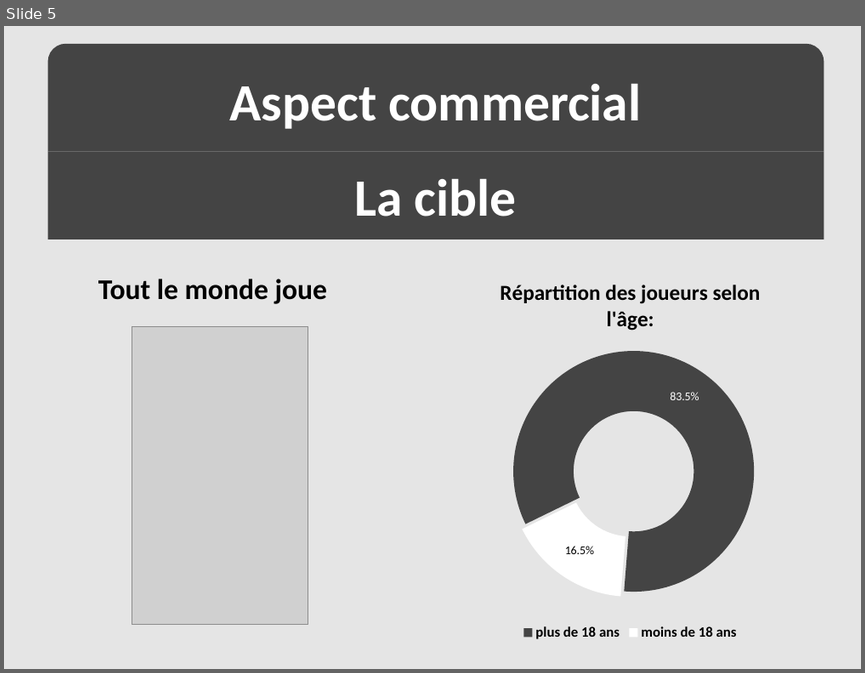
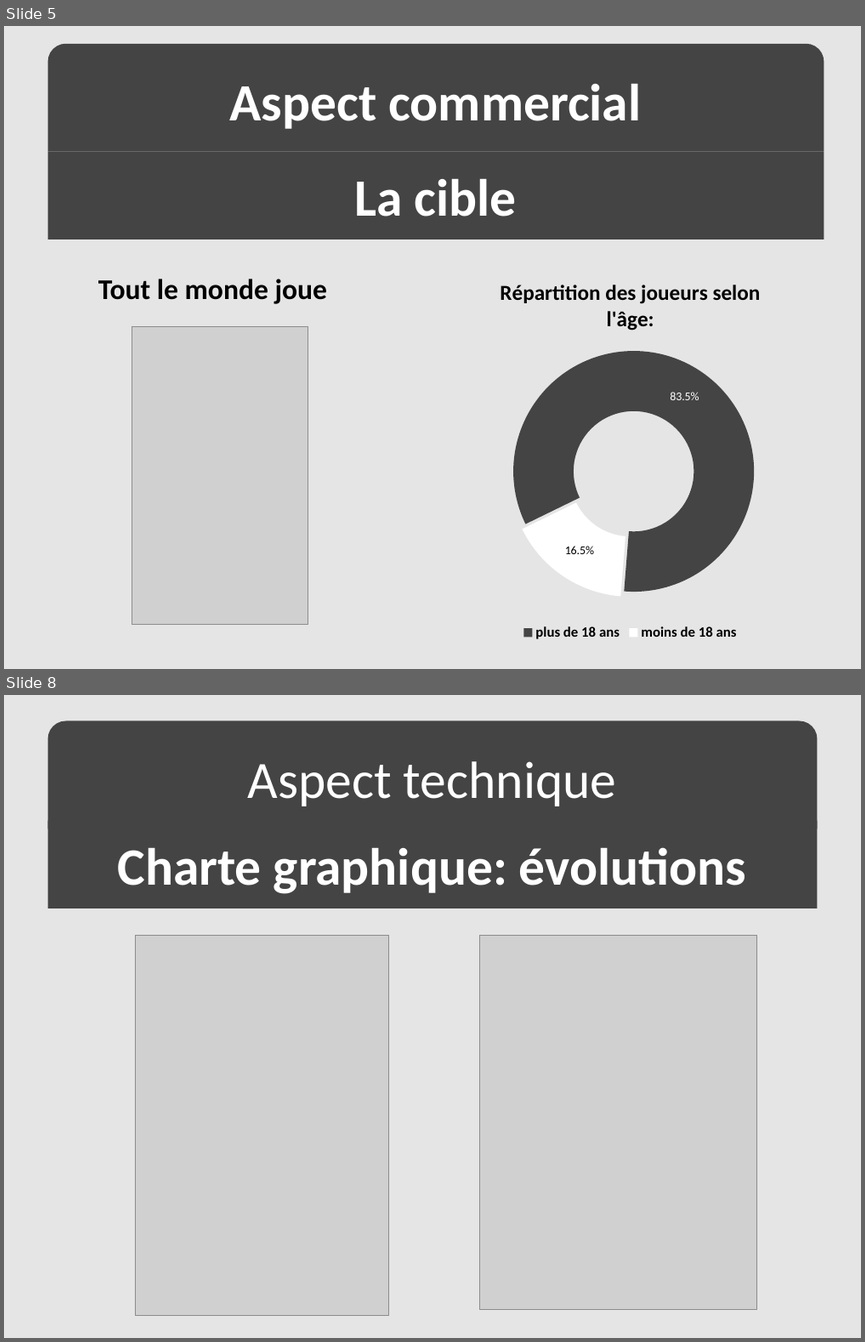
Before and after one commit to syu93/Split, a slide deck: Doc/Présentation/Présentation-Split.pptx. Shown one above the other, each under a label of ours: slide 5 before the commit, slides 5 and 8 after it; the slides between them are not shown. The pictures are 865x673 and 865x1342 pixels, drawn with LibreOffice and Linux fonts; fonts in the diff are those of the drawing; grey boxes stand for pictures. Boxes give left, top, right and bottom in pixels: in the first picture for what was removed or moved away, otherwise in the second. Text is boxed around its words. In the diff, an @@ line names an element or a change of style, - is before the commit and + after.

```diff
--- a/Doc/Présentation/Présentation-Split.pptx
+++ b/Doc/Présentation/Présentation-Split.pptx
@@ slide 8 added at (4,695,861,1338), background #E5E5E5 @@
@@ round same rect added at (47,721,817,828), fill #444444, 44 pt, text #FFFFFF @@
+Aspect technique
@@ rectangle added at (47,821,817,908), fill #444444, 44 pt, text #FFFFFF, bold @@
+Charte graphique: évolutions
@@ picture added at (136,935,390,1315) @@
@@ picture added at (479,935,757,1309) @@
```
Also in this commit, not shown: 2 slides changed, 6 other slides added, 3 slides removed, 1 other file.
